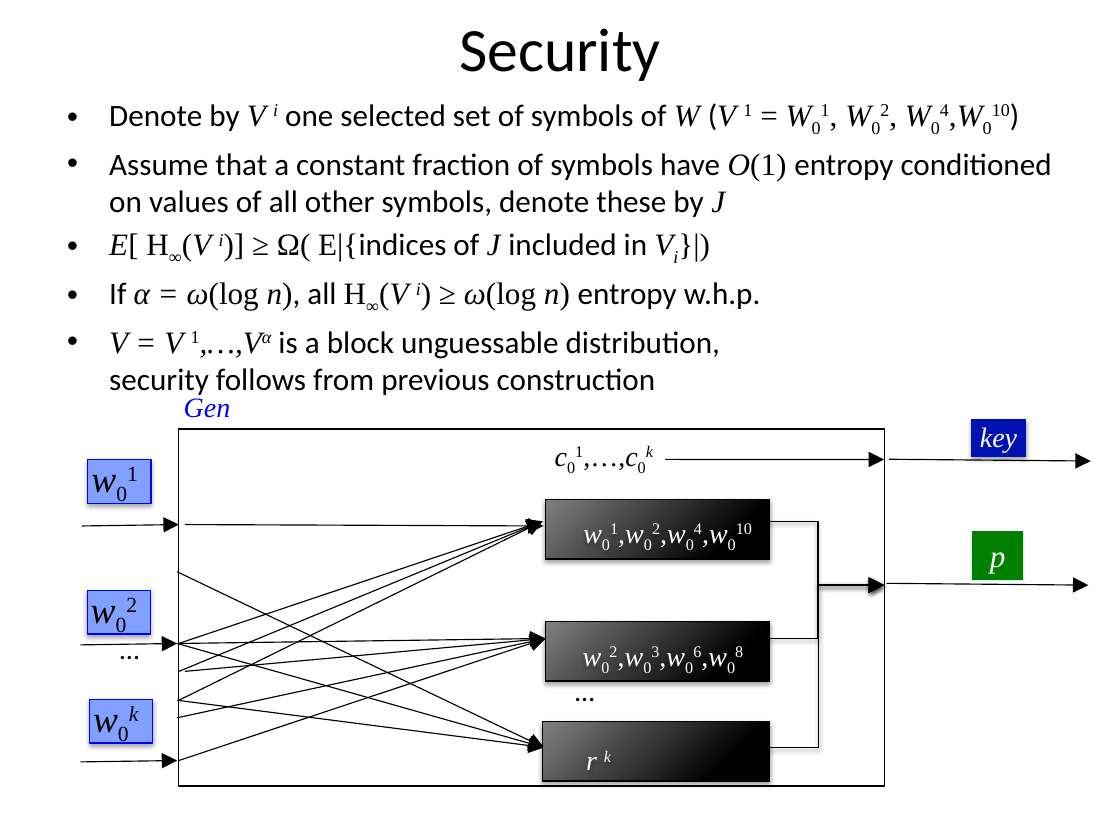
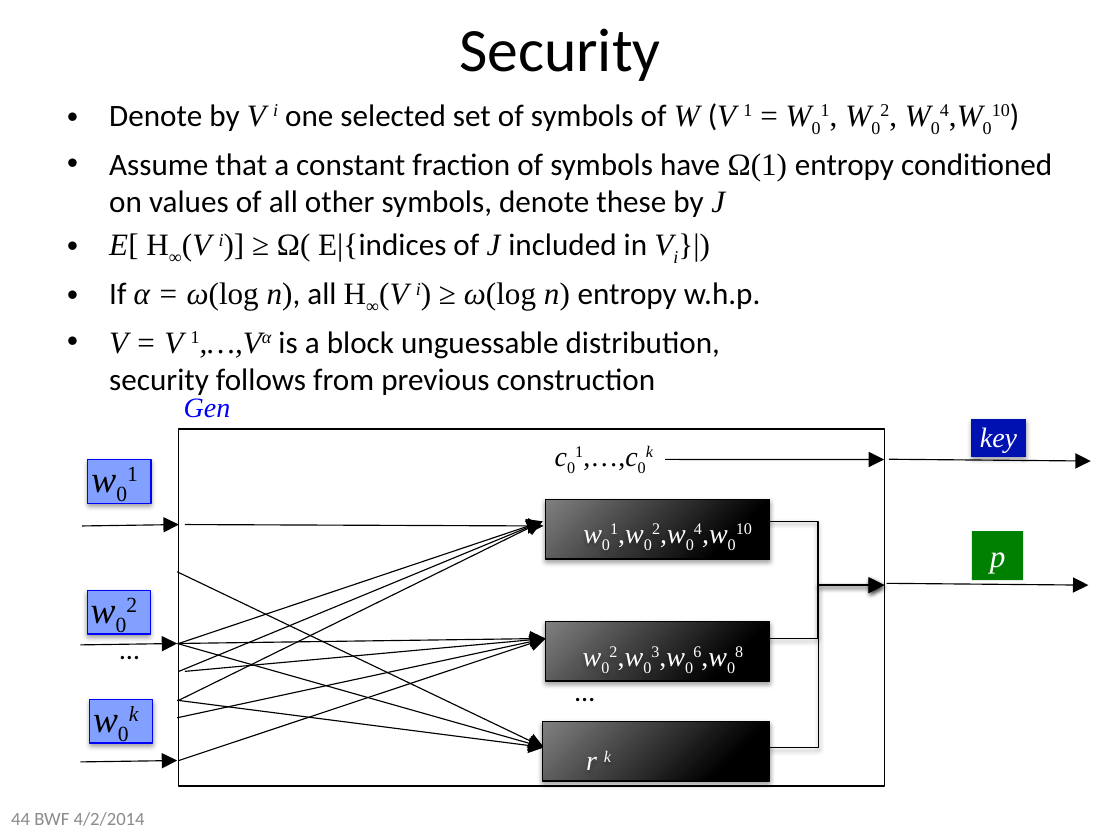
Before and after one commit to xianruimeng/comp-fuzzy-ext, a slide deck: slide 44 of constantRate/KeyDerivationWithNegativeUsable.pptx (slide 42 before the commit). Drawn at 1120x840 pixels with LibreOffice and Linux fonts; fonts in the diff are those of the drawing. Boxes give left, top, right and bottom in pixels: in the first picture for what was removed or moved away, otherwise in the second. Text is boxed around its words. In the diff, an @@ line names an element or a change of style, - is before the commit and + after.

```diff
--- a/constantRate/KeyDerivationWithNegativeUsable.pptx
+++ b/constantRate/KeyDerivationWithNegativeUsable.pptx
@@ text at (109,153,1052,217): text changed @@
-• Assume that a constant fraction of symbols have O(1) entropy conditioned on values of all other symbols, denote these by J
+• Assume that a constant fraction of symbols have Ω(1) entropy conditioned on values of all other symbols, denote these by J
@@ text added at (11,812,145,826), 12 pt, text #8C8C8C @@
+44 BWF 4/2/2014
```
Also in this commit, not shown: 43 other slides changed, 8 slides added.
